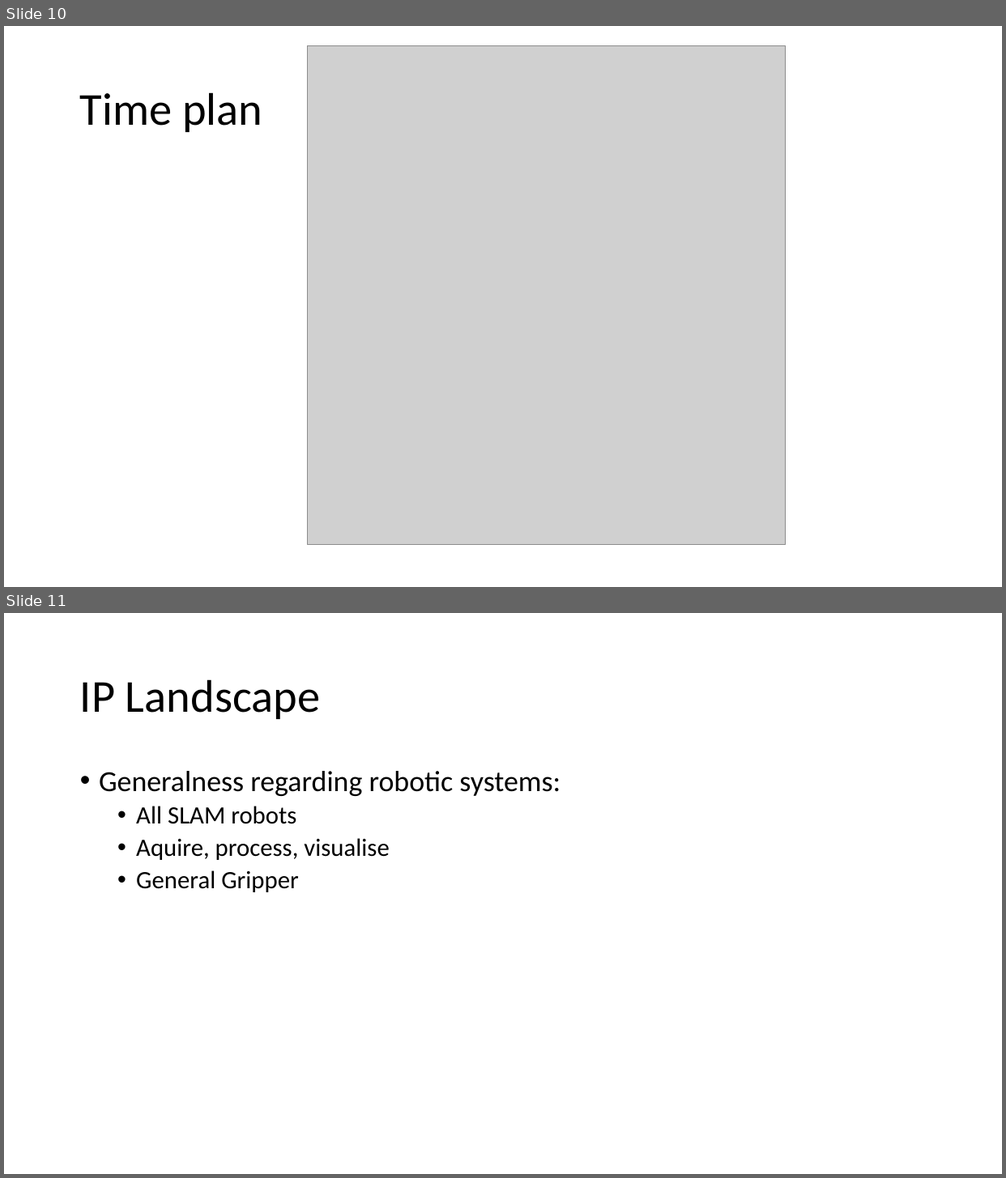
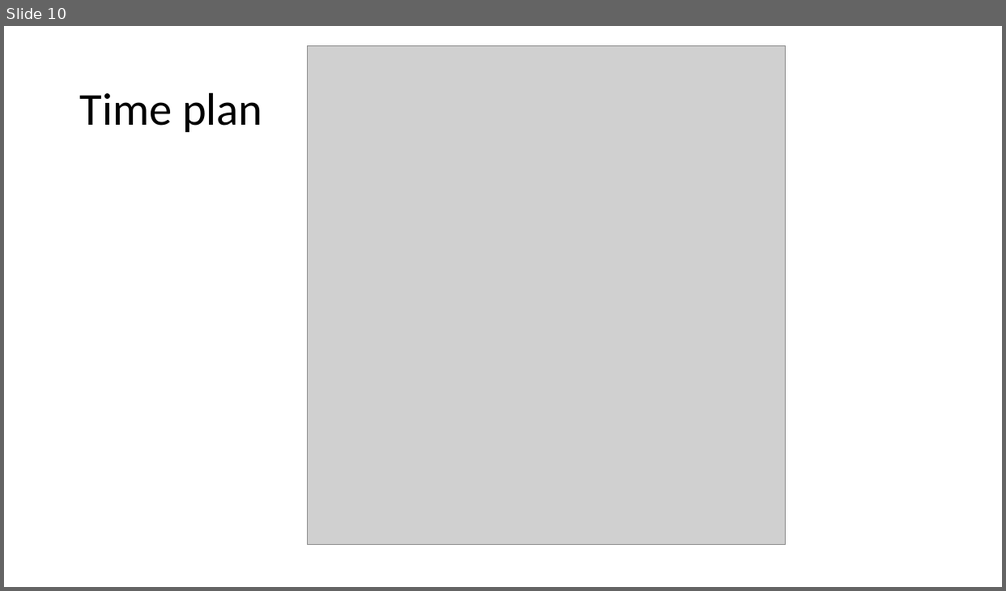
Before and after one commit to PROJ515/PROJ515-documentation, a slide deck: IP and exec plan presentation/IP-execc-plan-presentation.pptx. Shown one above the other, each under a label of ours: slides 10 and 11 before the commit, slide 10 after it. The pictures are 1006x1178 and 1006x591 pixels, drawn with LibreOffice and Linux fonts; fonts in the diff are those of the drawing; grey boxes stand for pictures. Boxes give left, top, right and bottom in pixels: in the first picture for what was removed or moved away, otherwise in the second. Text is boxed around its words. In the diff, an @@ line names an element or a change of style, - is before the commit and + after.

```diff
--- a/IP and exec plan presentation/IP-execc-plan-presentation.pptx
+++ b/IP and exec plan presentation/IP-execc-plan-presentation.pptx
@@ slide 11 removed at [4, 613, 1002, 1174], background #FFFFFF @@
@@ title removed at [80, 679, 320, 719] @@
-IP Landscape
@@ text removed at [99, 771, 560, 892] @@
-• Generalness regarding robotic systems:
-  • All SLAM robots
-  • Aquire, process, visualise
-  • General Gripper
```
Also in this commit, not shown: 6 slides added, 5 other files.
